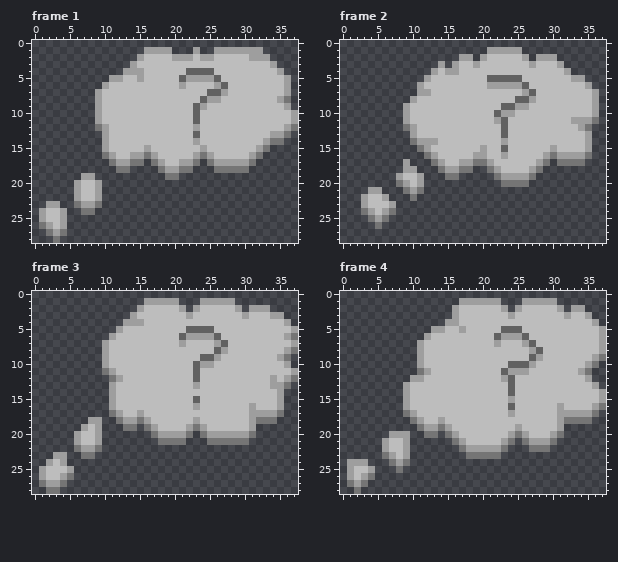
Pixel-art file -- sourceicons/prefixes/thinking/source.ase. The first picture shows the starting point.
38x29 pixels, 5 frames. Shown: frame 1, frame 2, frame 3, frame 4. The commit also changed other frames, which this record leaves out.
Once edited:
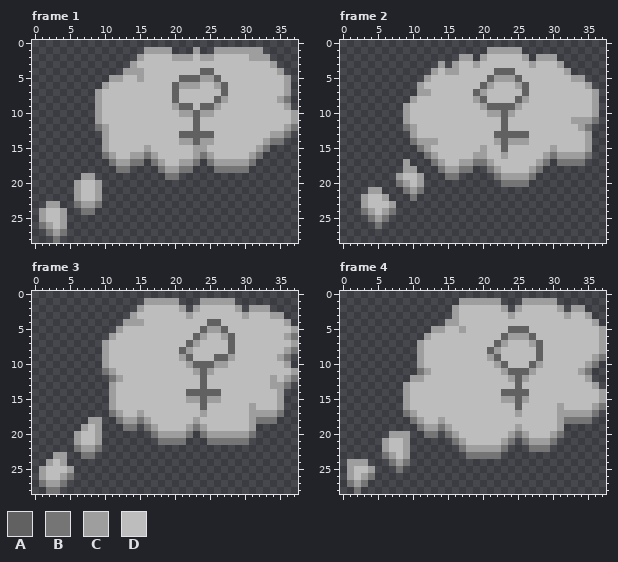
Palette (. is transparent): A #616161  B #757575  C #9e9e9e  D #bdbdbd
Edits made:
layer "Thought Cloud Content" now hidden
layer "Feminine Thought Content" added
Frame 1:
y 4: x 22..23 AA -> DD
y 5: x 22..23 CC -> AA
y 6: x 20 D -> A; x 22..23 DD -> CC
y 7: x 20 D -> A; x 25..27 AAC -> DDA
y 8: x 20 D -> A; x 24..27 ACCD -> DDAC
y 9: x 20..26 DDDACDD -> CAADAAC
y 10: x 21..22 DD -> CC; x 24..25 DD -> CC
y 12: x 23 C -> A
y 13: x 21..22 DD -> AA; x 24..25 DD -> AA
y 14: x 21..25 DDCDD -> CCACC
y 15: x 23 D -> C
Frame 2:
y 4: x 22..24 DDD -> AAA
y 5: x 22..24 AAA -> CCC
y 6: x 20 D -> A; x 22..24 CCC -> DDD
y 7: x 19..20 DD -> AC; x 26..27 CA -> AD
y 8: x 19..20 DD -> CA; x 26..27 AC -> CD
y 9: x 20..22 DDD -> CAA; x 26 C -> D
y 10: x 21..23 DAC -> CCA
y 11: x 22 C -> D
y 13: x 22 D -> A; x 24..26 DDD -> AAA
y 14: x 22..26 DCDDD -> CACCC
Frame 3:
y 4: x 25..26 DD -> AA
y 5: x 22..23 AA -> DD; x 25..27 ADD -> CCA
y 6: x 21..23 ACC -> DDA; x 25..28 CADD -> DDCA
y 7: x 21..23 CDD -> DAC; x 26..28 CAD -> DDA
y 8: x 21..22 DD -> AC; x 26..28 ACD -> DDA
y 9: x 21..22 DD -> CA; x 24..28 AACDD -> DDAAC
y 10: x 22 D -> C; x 24..27 CCDD -> AACC
y 11: x 23..25 ADD -> CAC
y 12: x 23..24 AD -> DA
y 13: x 23..24 CD -> DA
y 14: x 22..26 DDDDD -> AAAAA
y 15: x 22..26 DADDD -> CCACC
y 16: x 23..24 CD -> DA
y 17: x 24 D -> C
Frame 4:
y 5: x 23 A -> D; x 26 D -> A
y 6: x 22..23 AC -> DA; x 26..27 AD -> CA
y 7: x 22..23 CD -> AC; x 26..28 CAD -> DCA
y 8: x 21..22 DD -> AC; x 27 C -> D
y 9: x 21..22 DD -> CA; x 27..28 AC -> DA
y 10: x 22..28 DDAAACD -> CADDDAC
y 11: x 23..27 ACCCD -> CAAAC
y 12: x 23..26 CADD -> DCAC
y 13: x 24..25 AD -> DA
y 14: x 23 D -> A; x 25..26 DD -> AA
y 15: x 23 D -> C; x 25..26 DD -> AC
y 16: x 24..25 AD -> DA
y 17: x 24..25 CD -> DC
Where, in picture pixels (left, top, right, bottom), the same in both pictures:
changed: (172, 68, 228, 152)
changed: (473, 68, 536, 145)
changed: (179, 319, 235, 417)
changed: (487, 326, 543, 417)
